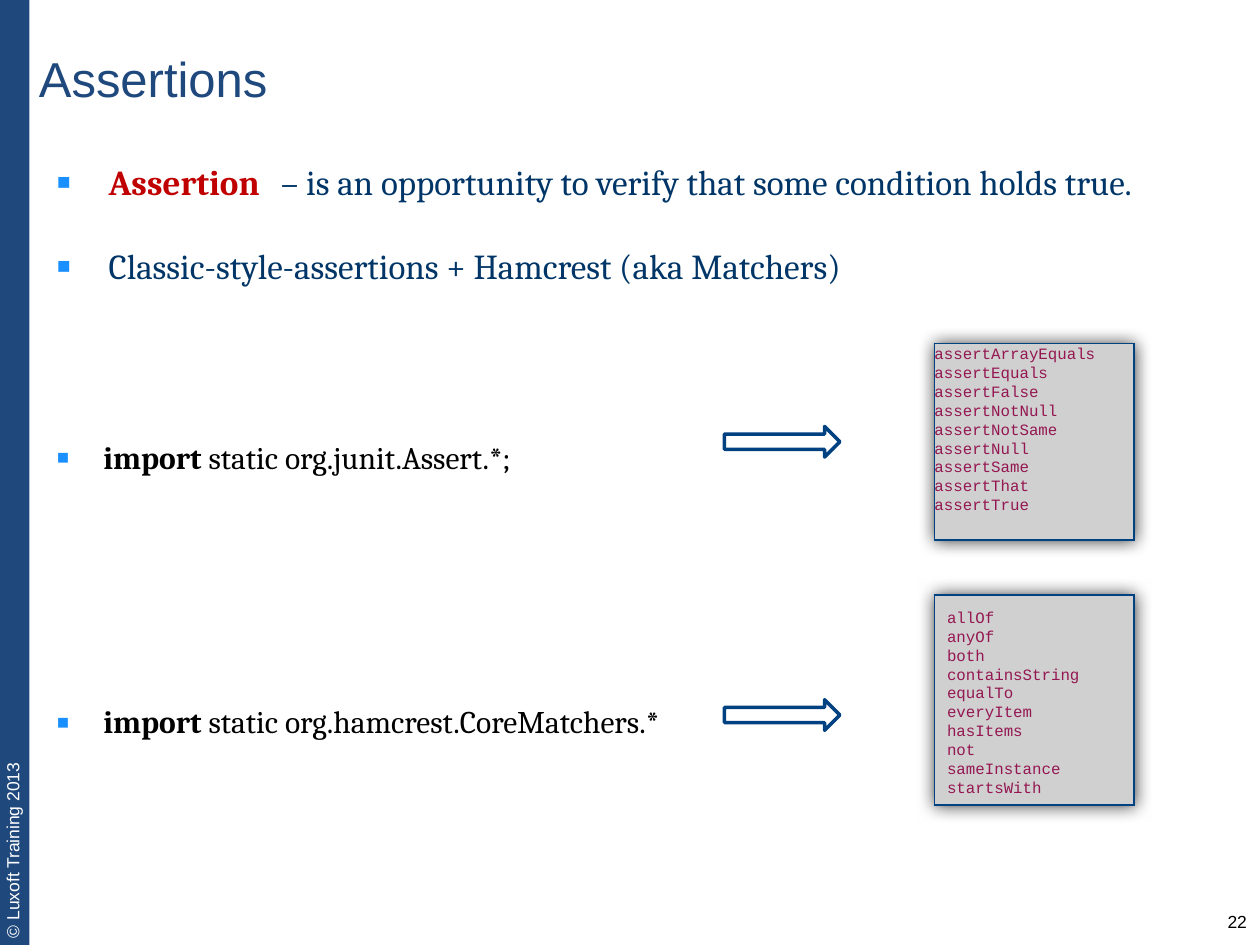
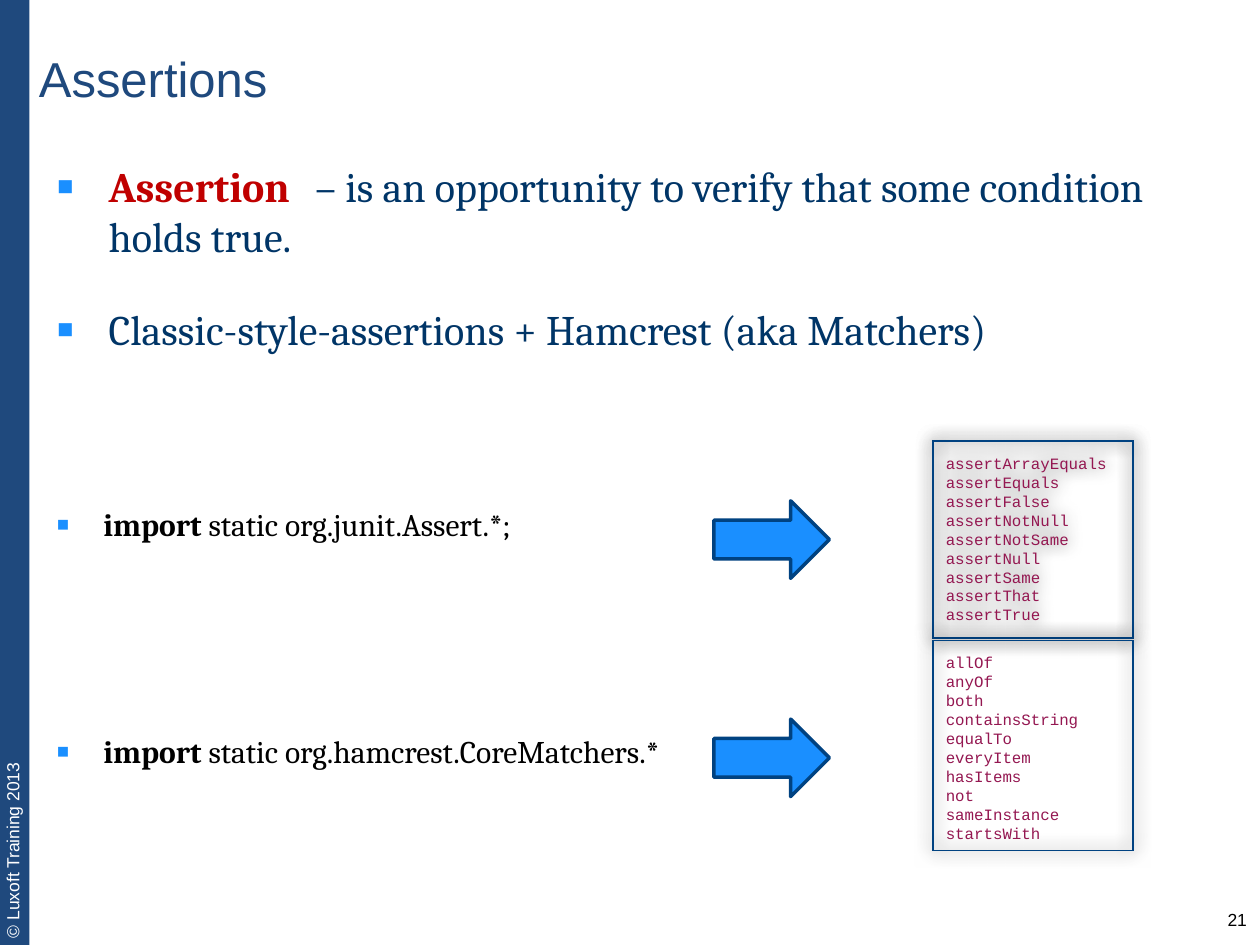
Before and after one commit to team3/lux-trainings-all, a slide deck: slide 21 of JVA-011. unit-testing-with-junit/JVA-011-lecture1-unit-testing-basics.pptx (slide 22 before the commit). Drawn at 1260x945 pixels with LibreOffice and Linux fonts; fonts in the diff are those of the drawing; grey boxes stand for pictures. Boxes give left, top, right and bottom in pixels: in the first picture for what was removed or moved away, otherwise in the second. Text is boxed around its words. In the diff, an @@ line names an element or a change of style, - is before the commit and + after.

```diff
--- a/JVA-011. unit-testing-with-junit/JVA-011-lecture1-unit-testing-basics.pptx
+++ b/JVA-011. unit-testing-with-junit/JVA-011-lecture1-unit-testing-basics.pptx
@@ text at [109,172,1144,354]: size 20 to 24 pt in "Assertion – is an opportunity to verify ...", "Classic-style-assertions + Hamcrest (aka Matchers)" @@
@@ picture removed at [935,344,1134,541] @@
@@ rectangle "assertArrayEquals": place and size @@
-rectangle "assertArrayEquals" at [934,347,1095,516]
+rectangle "assertArrayEquals" at [934,441,1133,639]
@@ rectangle "assertArrayEquals" at [934,441,1133,639]: outline none to #004281 1 pt; shadow on @@
@@ rectangle added at [934,441,1133,638], outline #004281 1 pt @@
@@ right arrow: place and size @@
-right arrow at [724,426,840,456]
+right arrow at [714,500,830,578]
@@ right arrow at [714,500,830,578]: fill #FFFFFF to #1A8FFF @@
@@ picture removed at [935,595,1134,805] @@
@@ text "allOf": place and size @@
-text "allOf" at [947,611,1079,793]
+text "allOf" at [946,657,1078,839]
@@ rectangle added at [934,640,1133,850], outline #004281 1 pt @@
@@ right arrow at [714,719,830,798]: fill #FFFFFF to #1A8FFF @@
@@ right arrow: place and size @@
-right arrow at [724,699,840,730]
+right arrow at [714,719,830,798]
@@ page number at [1228,913,1247,926]: text changed @@
-22
+21
```
Also in this commit, not shown: 18 other slides changed, 3 slides added, 2 slides removed.
